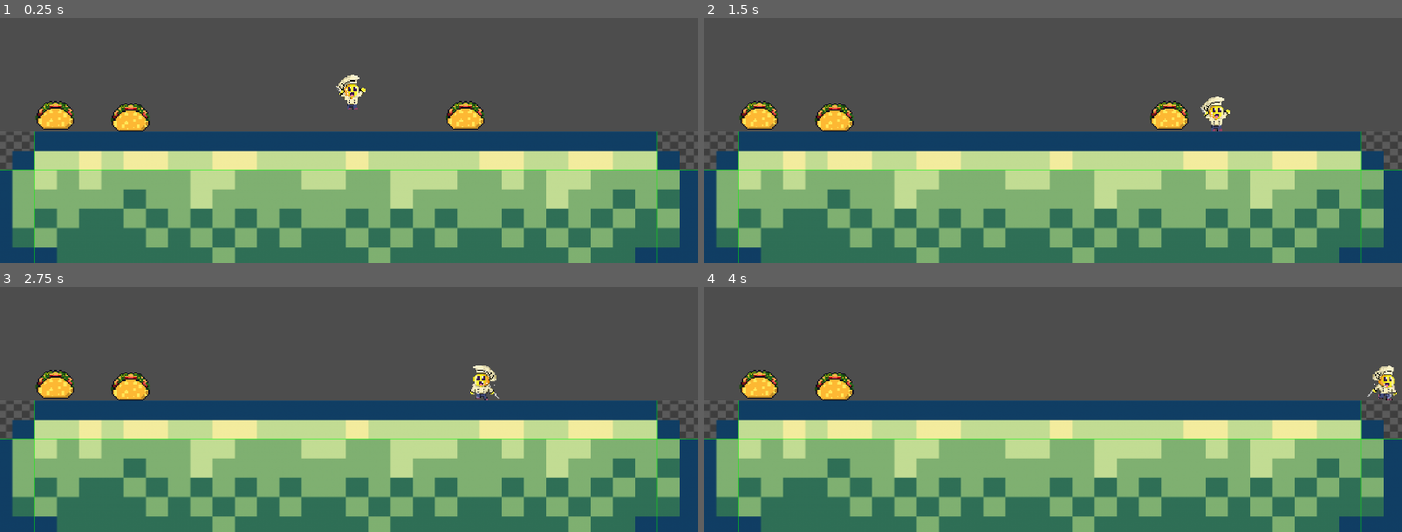
Above: before the commit, frames 1-4 (two rows, left to right).
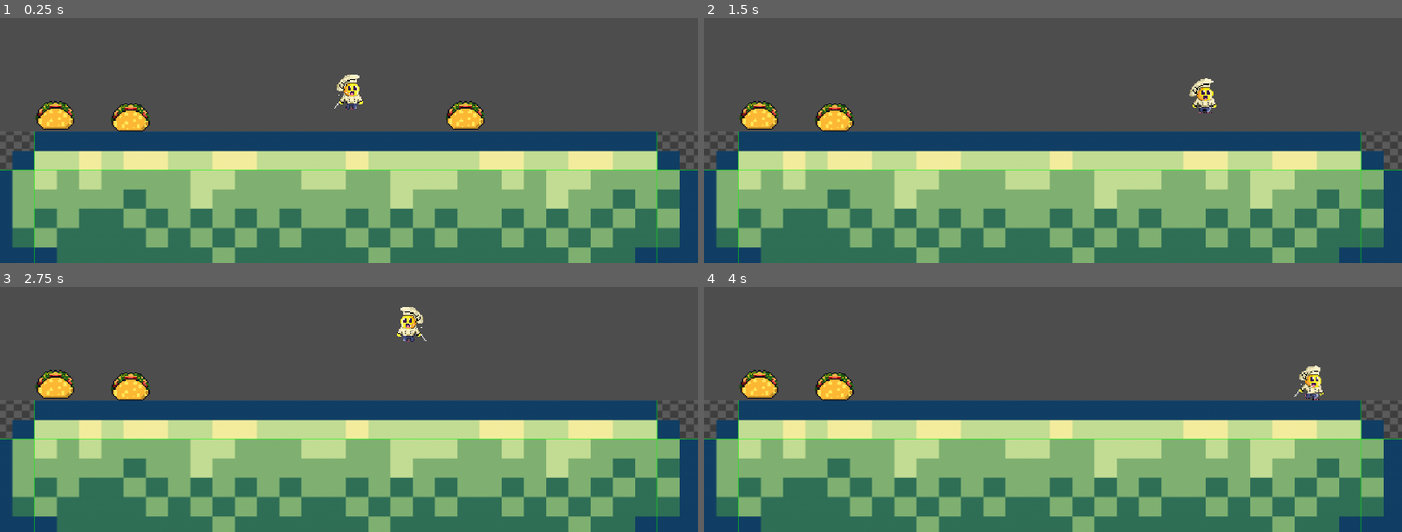
Above: after the commit, the same moments.

Repository: Arsenaultm90/ML_InsideOut_GameJam
Game: Godot game, scene res://Scenes/Main.tscn
The game is run twice, just before and just after one commit, with the same random seed, the same clock (stepped at 60 frames per second) and the same inputs.
Inputs (mouse positions are in pixels of both pictures, inside the frame that each line leads up to):
- Up to frame 1 (0.25 s): no input
- Up to frame 2 (1.5 s): move the mouse to (1206, 47) at 0.52 s; hold D (Right) from 0.53 s (still down); tap Space (Jump) at 0.6, 0.77, 1.07 s; move the mouse to (913, 86) at 1.27 s; click (913, 86) at 1.35 s
- Up to frame 3 (2.75 s): tap Space (Jump) at 1.52, 1.55, 1.82, 2.1 s; move the mouse to (outside the picture) at 2.02 s; release D (Right) at 2.03 s; hold A (Left) from 2.03 s (still down)
- Up to frame 4 (4 s): move the mouse to (1018, 414) at 2.77 s; release A (Left) at 2.78 s; hold D (Right) from 2.78 s (still down); click (1018, 414) at 2.85 s; tap Space (Jump) at 3.02, 3.05, 3.32, 3.6, 3.77 s; move the mouse to (1262, 394) at 3.52 s

The runs differ from the first frame. In frame 1, 0.3% of the frame differs, in the area x 47-53%, y 23-38%; in frame 2, 1.1%, in the area x 63-76%, y 24-47%; in frame 3, 0.7%; in frame 4, 0.7%.

Commit message:
Can now eat

Diff:
--- a/Art/Food/taco.tscn
+++ b/Art/Food/taco.tscn
@@ -8,7 +8,7 @@
 
 [node name="Taco" type="Area2D" groups=["Food"]]
 collision_layer = 2
-collision_mask = 2
+collision_mask = 3
 script = ExtResource("1_vxipu")
 
 [node name="Sprite2D" type="Sprite2D" parent="."]
@@ -19,5 +19,3 @@
 [node name="CollisionShape2D" type="CollisionShape2D" parent="."]
 position = Vector2(1, 0)
 shape = SubResource("RectangleShape2D_vvu8w")
-
-[connection signal="body_entered" from="." to="." method="_on_body_entered"]
--- a/Nodes/MainCharacter/CollisionDetection.gd
+++ b/Nodes/MainCharacter/CollisionDetection.gd
@@ -1,7 +1 @@
 extends Area2D
-
-
-
-func _on_body_entered(body):
-	print("+1 Poop Cube!")
-	queue_free()
--- a/Nodes/MainCharacter/MainCharacter.tscn
+++ b/Nodes/MainCharacter/MainCharacter.tscn
@@ -31,10 +31,6 @@
 atlas = ExtResource("2_gihqu")
 region = Rect2(160, 0, 32, 32)
 
-[sub_resource type="AtlasTexture" id="AtlasTexture_xsnvn"]
-atlas = ExtResource("4_5fif5")
-region = Rect2(32, 0, 32, 32)
-
 [sub_resource type="AtlasTexture" id="AtlasTexture_trta7"]
 atlas = ExtResource("3_h6q76")
 region = Rect2(0, 0, 32, 32)
@@ -83,6 +79,10 @@
 atlas = ExtResource("4_5fif5")
 region = Rect2(0, 0, 32, 32)
 
+[sub_resource type="AtlasTexture" id="AtlasTexture_2l8g2"]
+atlas = ExtResource("4_5fif5")
+region = Rect2(32, 0, 32, 32)
+
 [sub_resource type="AtlasTexture" id="AtlasTexture_uu7hi"]
 atlas = ExtResource("5_op56e")
 region = Rect2(0, 0, 32, 32)
@@ -152,20 +152,12 @@
 "duration": 1.0,
 "texture": SubResource("AtlasTexture_nfn33")
 }],
-"loop": true,
+"loop": false,
 "name": &"Eat",
 "speed": 7.0
 }, {
 "frames": [{
 "duration": 1.0,
-"texture": SubResource("AtlasTexture_xsnvn")
-}],
-"loop": true,
-"name": &"Fall",
-"speed": 5.0
-}, {
-"frames": [{
-"duration": 1.0,
 "texture": SubResource("AtlasTexture_trta7")
 }, {
 "duration": 1.0,
@@ -205,6 +197,9 @@
 "frames": [{
 "duration": 1.0,
 "texture": SubResource("AtlasTexture_gghi0")
+}, {
+"duration": 1.0,
+"texture": SubResource("AtlasTexture_2l8g2")
 }],
 "loop": true,
 "name": &"Jump",
@@ -265,13 +260,16 @@
 
 [node name="Player" type="CharacterBody2D"]
 collision_layer = 2
+collision_mask = 3
 script = ExtResource("1_4cx1o")
 
 [node name="Area2D" type="Area2D" parent="."]
+collision_layer = 2
+collision_mask = 3
 
 [node name="AnimatedSprite2D" type="AnimatedSprite2D" parent="Area2D"]
 sprite_frames = SubResource("SpriteFrames_7nc3f")
-animation = &"Fall"
+animation = &"Jump"
 speed_scale = 2.0
 
 [node name="CollisionShape2D" type="CollisionShape2D" parent="Area2D"]
--- a/Nodes/MainCharacter/Player_Movement.gd
+++ b/Nodes/MainCharacter/Player_Movement.gd
@@ -15,17 +15,16 @@
 	area.connect("area_entered", Callable(self, "_on_area_entered"))
 	sprite.connect("animation_finished", Callable(self, "_on_animation_finished"))
 
-func _on_animation_finished(anim_name: String) -> void:
-	print("Im here")
-	if anim_name == current_animation:
+func _on_animation_finished() -> void:
+	if current_animation == "Eat":
 		input_locked = false  # Re-enable input when the animation finishes
 
 func _on_area_entered(colArea: Area2D) -> void:
 	# Check if the colliding object is the StaticBody2D you want to interact with
 	if colArea.is_in_group("Food"):  # Ensure your StaticBody2D is in this group
-		print("Collided with Food")
 		state = States.EATING
 		set_state(state)
+		colArea.queue_free()
 
 
 func _physics_process(delta):
@@ -83,7 +82,7 @@
 		States.JUMPING:
 			play_animation("Jump")
 		States.FALLING:
-			play_animation("Fall")
+			play_animation("Jump")
 		States.EATING:
 			play_animation("Eat")
 
